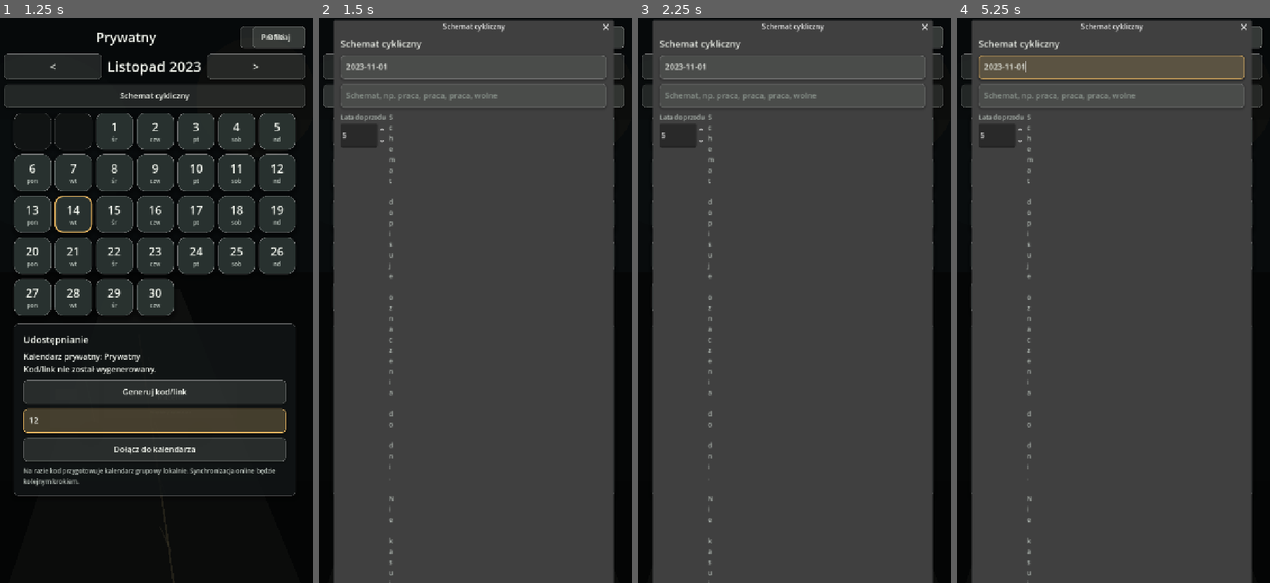
Above: before the commit, frames 1-4 (left to right).
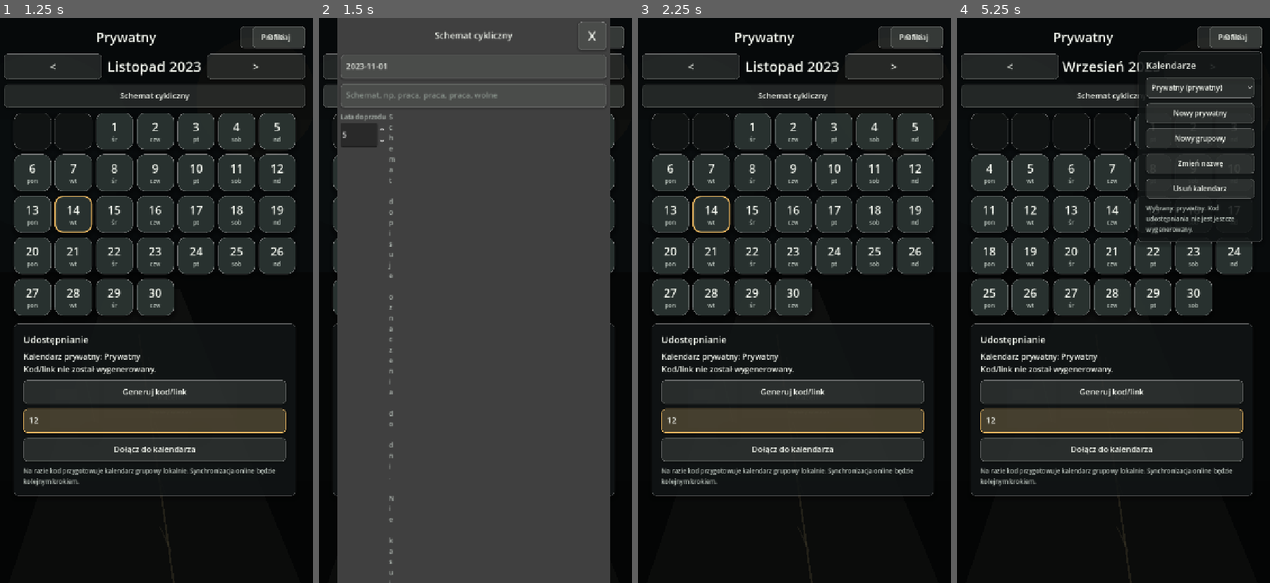
Above: after the commit, the same moments.

Repository: ElKlient/IDOL-Genesis
Game: Godot game, scene res://scenes/main.tscn
Same seed, same stepped clock (60 frames per second), same inputs: the game is played once before the commit and once after it.
Inputs (mouse positions are in pixels of both pictures, inside the frame that each line leads up to):
- Up to frame 1 (1.25 s): click (153, 419) at 0.52 s; type "12" at 0.6 s
- Up to frame 2 (1.5 s): click "Schemat cykliczny" at 1.25 s
- Up to frame 3 (2.25 s): click (910, 34) at 2 s, where only the run after the commit has a clickable "X"
- Up to frame 4 (5.25 s): click "Dzisiaj" at 2.75 s; click "<" at 3.5 s; click "<" at 4.25 s; click ">" at 5 s

Frame 1 is identical in both runs. In frame 2, 3.3% of the frame differs, in the area x 4-95%, y 0-100%; in frame 3, 58%; in frame 4, 60%, in the area x 4-98%, y 0-100%.

Commit message:
Use color swatches in shared calendar dialogs

Diff:
--- a/apps/wspolny-kalendarz/scripts/main.gd
+++ b/apps/wspolny-kalendarz/scripts/main.gd
@@ -84,11 +84,13 @@
 var day_event_name_input: LineEdit
 var day_event_time_input: LineEdit
 var day_event_description_input: TextEdit
-var day_event_color_option: OptionButton
+var day_event_color_palette: GridContainer
+var day_event_color_index := 0
 var day_event_status_label: Label
 var day_fixed_button_form_box: VBoxContainer
 var day_fixed_name_input: LineEdit
-var day_fixed_color_option: OptionButton
+var day_fixed_color_palette: GridContainer
+var day_fixed_color_index := 0
 var day_fixed_delete_option: OptionButton
 var day_fixed_delete_ids: Array[String] = []
 var day_fixed_status_label: Label
@@ -298,7 +300,8 @@
 
 func _build_pattern_dialog() -> void:
 	pattern_dialog = AcceptDialog.new()
-	pattern_dialog.title = "Schemat cykliczny"
+	pattern_dialog.title = ""
+	pattern_dialog.borderless = true
 	pattern_dialog.min_size = Vector2i(620, 500)
 	add_child(pattern_dialog)
 
@@ -306,7 +309,7 @@
 	box.add_theme_constant_override("separation", 11)
 	pattern_dialog.add_child(box)
 
-	box.add_child(_make_section_label("Schemat cykliczny"))
+	_add_dialog_header(box, "Schemat cykliczny", Callable(self, "_close_pattern_dialog"))
 
 	pattern_start_input = LineEdit.new()
 	pattern_start_input.placeholder_text = "Pierwszy dzień cyklu, np. 2026-09-14"
@@ -378,13 +381,16 @@
 
 func _build_day_dialog() -> void:
 	day_dialog = AcceptDialog.new()
-	day_dialog.title = "Dzień"
+	day_dialog.title = ""
+	day_dialog.borderless = true
 	day_dialog.min_size = Vector2i(620, 820)
 	add_child(day_dialog)
 
 	var box := VBoxContainer.new()
 	box.add_theme_constant_override("separation", 10)
 	day_dialog.add_child(box)
+
+	_add_dialog_header(box, "Dzień", Callable(self, "_close_day_dialog"))
 
 	day_dialog_title = _make_label("", 24, COLOR_TEXT)
 	day_dialog_title.horizontal_alignment = HORIZONTAL_ALIGNMENT_CENTER
@@ -440,8 +446,9 @@
 	day_event_description_input.add_theme_stylebox_override("normal", _control_style(Color(0.90, 0.94, 0.90, 0.10)))
 	day_event_form_box.add_child(day_event_description_input)
 
-	day_event_color_option = _make_category_color_option()
-	day_event_form_box.add_child(day_event_color_option)
+	day_event_form_box.add_child(_make_label("Kolor", 14, COLOR_TEXT_MUTED))
+	day_event_color_palette = _make_color_palette("event")
+	day_event_form_box.add_child(day_event_color_palette)
 
 	var save_event_button := Button.new()
 	save_event_button.text = "Zapisz wydarzenie"
@@ -463,8 +470,9 @@
 	_prepare_control(day_fixed_name_input, 18, 52)
 	day_fixed_button_form_box.add_child(day_fixed_name_input)
 
-	day_fixed_color_option = _make_category_color_option()
-	day_fixed_button_form_box.add_child(day_fixed_color_option)
+	day_fixed_button_form_box.add_child(_make_label("Kolor przycisku", 14, COLOR_TEXT_MUTED))
+	day_fixed_color_palette = _make_color_palette("fixed")
+	day_fixed_button_form_box.add_child(day_fixed_color_palette)
 
 	var save_fixed_button := Button.new()
 	save_fixed_button.text = "Zapisz przycisk i dodaj do dnia"
@@ -671,6 +679,11 @@
 	day_dialog.popup_centered(Vector2i(620, 820))
 
 
+func _close_day_dialog() -> void:
+	if day_dialog != null:
+		day_dialog.hide()
+
+
 func _refresh_day_dialog() -> void:
 	if day_dialog_title == null:
 		return
@@ -687,6 +700,9 @@
 		day_event_form_box.visible = false
 	if day_fixed_button_form_box != null:
 		day_fixed_button_form_box.visible = false
+	day_event_color_index = 0
+	day_fixed_color_index = 0
+	_refresh_color_palettes()
 	if day_event_status_label != null:
 		day_event_status_label.text = ""
 	if day_fixed_status_label != null:
@@ -804,7 +820,7 @@
 		day_event_status_label.text = "Wpisz nazwę wydarzenia."
 		return
 
-	var color_index := clampi(day_event_color_option.selected, 0, CATEGORY_COLOR_VALUES.size() - 1)
+	var color_index := clampi(day_event_color_index, 0, CATEGORY_COLOR_VALUES.size() - 1)
 	var event: Dictionary = {
 		"id": _new_id("event"),
 		"name": name,
@@ -838,7 +854,7 @@
 		day_fixed_status_label.text = "Wpisz nazwę stałego przycisku."
 		return
 
-	var color_index := clampi(day_fixed_color_option.selected, 0, CATEGORY_COLOR_VALUES.size() - 1)
+	var color_index := clampi(day_fixed_color_index, 0, CATEGORY_COLOR_VALUES.size() - 1)
 	var category_id := _category_id_for_name_with_color(name, color_index)
 	_add_category_id_to_day(selected_day_key, category_id)
 	day_fixed_name_input.text = ""
@@ -999,6 +1015,11 @@
 		else:
 			pattern_start_input.text = _date_key(current_year, current_month, 1)
 	pattern_dialog.popup_centered(Vector2i(620, 500))
+
+
+func _close_pattern_dialog() -> void:
+	if pattern_dialog != null:
+		pattern_dialog.hide()
 
 
 func _apply_pattern_from_ui() -> void:
@@ -1569,14 +1590,71 @@
 		control.add_theme_color_override("font_placeholder_color", COLOR_TEXT_DIM)
 
 
-func _make_category_color_option() -> OptionButton:
-	var option := OptionButton.new()
-	for color_name in CATEGORY_COLOR_NAMES:
-		option.add_item(color_name)
-	option.select(0)
-	_prepare_control(option, 18, 52)
-	_prepare_large_dropdown(option)
-	return option
+func _make_color_palette(context: String) -> GridContainer:
+	var palette := GridContainer.new()
+	palette.columns = 3
+	palette.size_flags_horizontal = Control.SIZE_EXPAND_FILL
+	palette.add_theme_constant_override("h_separation", 8)
+	palette.add_theme_constant_override("v_separation", 8)
+	for index in range(CATEGORY_COLOR_VALUES.size()):
+		var swatch := Button.new()
+		swatch.text = ""
+		swatch.tooltip_text = CATEGORY_COLOR_NAMES[index]
+		swatch.custom_minimum_size = Vector2(0, 48)
+		swatch.size_flags_horizontal = Control.SIZE_EXPAND_FILL
+		swatch.focus_mode = Control.FOCUS_NONE
+		swatch.add_theme_font_size_override("font_size", 20)
+		swatch.add_theme_color_override("font_color", COLOR_TEXT)
+		_connect_tap(swatch, Callable(self, "_select_palette_color").bind(context, index))
+		palette.add_child(swatch)
+	_refresh_color_palette(palette, 0)
+	return palette
+
+
+func _select_palette_color(context: String, color_index: int) -> void:
+	var clean_index := clampi(color_index, 0, CATEGORY_COLOR_VALUES.size() - 1)
+	if context == "event":
+		day_event_color_index = clean_index
+	elif context == "fixed":
+		day_fixed_color_index = clean_index
+	_refresh_color_palettes()
+
+
+func _refresh_color_palettes() -> void:
+	_refresh_color_palette(day_event_color_palette, day_event_color_index)
+	_refresh_color_palette(day_fixed_color_palette, day_fixed_color_index)
+
+
+func _refresh_color_palette(palette: GridContainer, selected_index: int) -> void:
+	if palette == null:
+		return
+
+	var color_index := 0
+	for child in palette.get_children():
+		if not (child is Button):
+			continue
+		var swatch: Button = child as Button
+		_style_color_swatch(swatch, color_index, color_index == selected_index)
+		color_index += 1
+
+
+func _style_color_swatch(swatch: Button, color_index: int, selected: bool) -> void:
+	var color := _category_color(color_index)
+	swatch.add_theme_stylebox_override("normal", _color_swatch_style(color, selected))
+	swatch.add_theme_stylebox_override("hover", _color_swatch_style(color.lightened(0.07), selected))
+	swatch.add_theme_stylebox_override("pressed", _color_swatch_style(color.darkened(0.07), selected))
+	swatch.add_theme_stylebox_override("focus", _color_swatch_style(color, true))
+
+
+func _color_swatch_style(color: Color, selected: bool) -> StyleBoxFlat:
+	var style := _control_style(color)
+	style.set_border_width_all(4 if selected else 1)
+	style.border_color = COLOR_TODAY if selected else Color(1.0, 1.0, 1.0, 0.18)
+	style.content_margin_left = 6
+	style.content_margin_right = 6
+	style.content_margin_top = 6
+	style.content_margin_bottom = 6
+	return style
 
 
 func _prepare_large_dropdown(option: OptionButton) -> void:
@@ -1635,6 +1713,30 @@
 	var label := _make_label(text, 21, COLOR_TEXT)
 	label.autowrap_mode = TextServer.AUTOWRAP_WORD_SMART
 	return label
+
+
+func _add_dialog_header(parent: VBoxContainer, title: String, close_action: Callable) -> void:
+	var header := HBoxContainer.new()
+	header.add_theme_constant_override("separation", 8)
+	parent.add_child(header)
+
+	var left_spacer := Control.new()
+	left_spacer.custom_minimum_size.x = 64
+	header.add_child(left_spacer)
+
+	var title_label := _make_label(title, 20, COLOR_TEXT)
+	title_label.horizontal_alignment = HORIZONTAL_ALIGNMENT_CENTER
+	title_label.size_flags_horizontal = Control.SIZE_EXPAND_FILL
+	header.add_child(title_label)
+
+	var close_button := Button.new()
+	close_button.text = "X"
+	close_button.tooltip_text = "Zamknij"
+	_prepare_control(close_button, 30, 64)
+	close_button.custom_minimum_size.x = 64
+	close_button.size_flags_horizontal = Control.SIZE_SHRINK_END
+	_connect_tap(close_button, close_action)
+	header.add_child(close_button)
 
 
 func _make_label(text: String, font_size: int, color: Color) -> Label:
